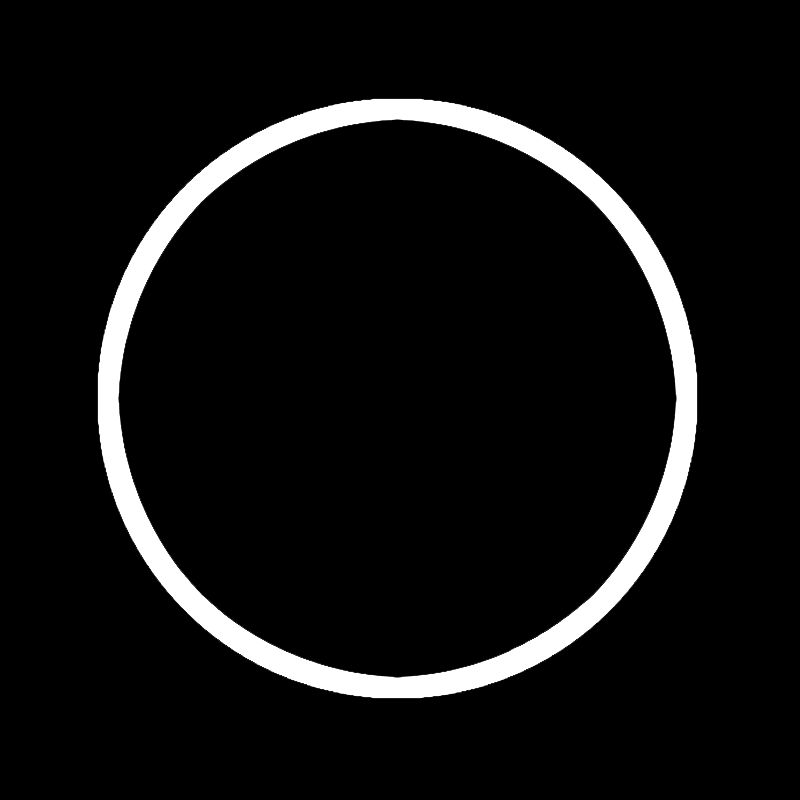
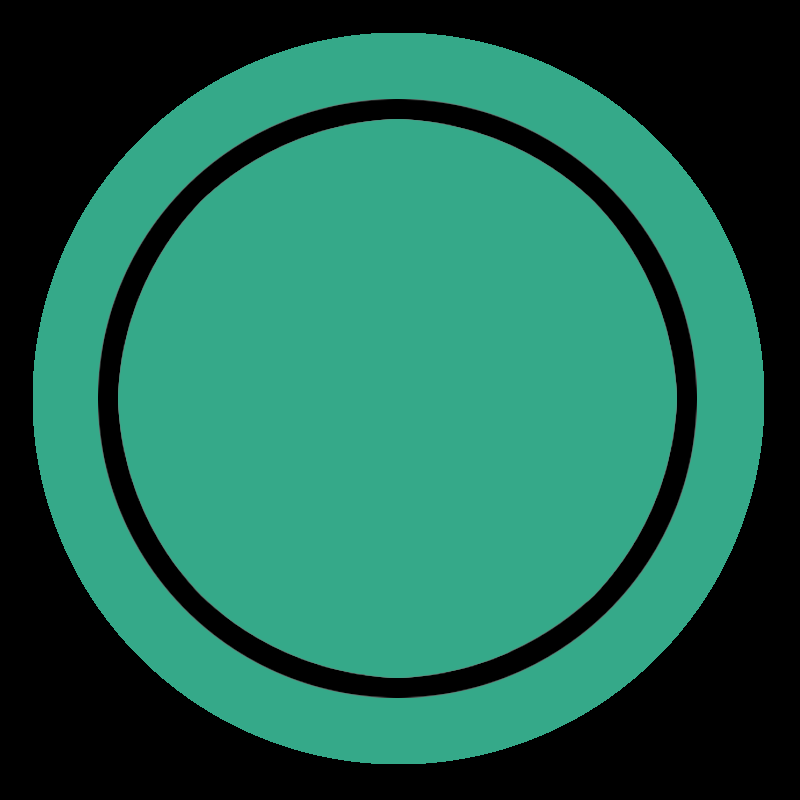
Two versions of the same layered image (800 x 800). Layer-by-layer changes:
showed "Layer 4" over (98, 99, 697, 698)
hid "Layer 6" over (33, 33, 764, 764)
showed "Layer 5", painted on it over (33, 33, 764, 764)
showed "Layer 7" over (33, 33, 764, 764)
